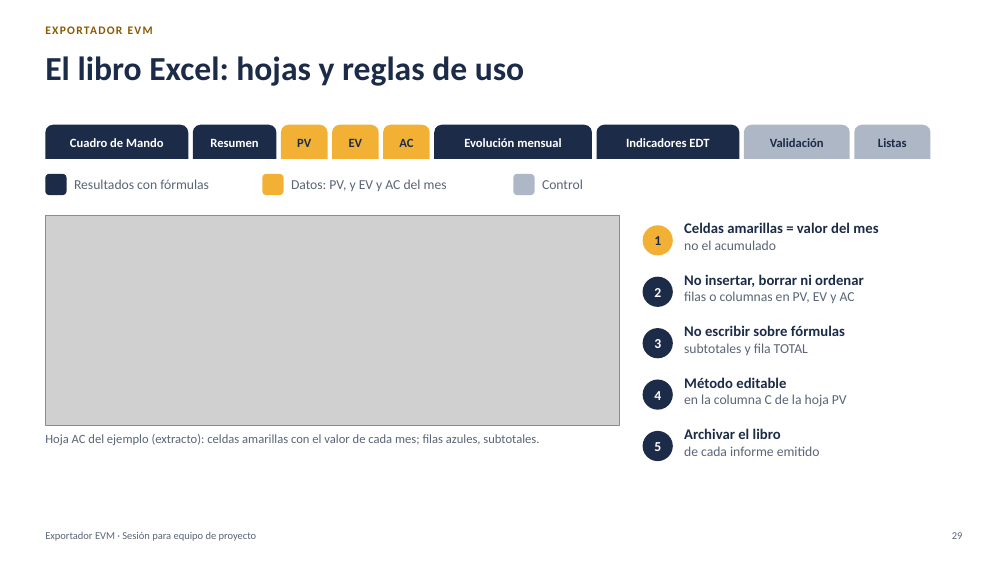
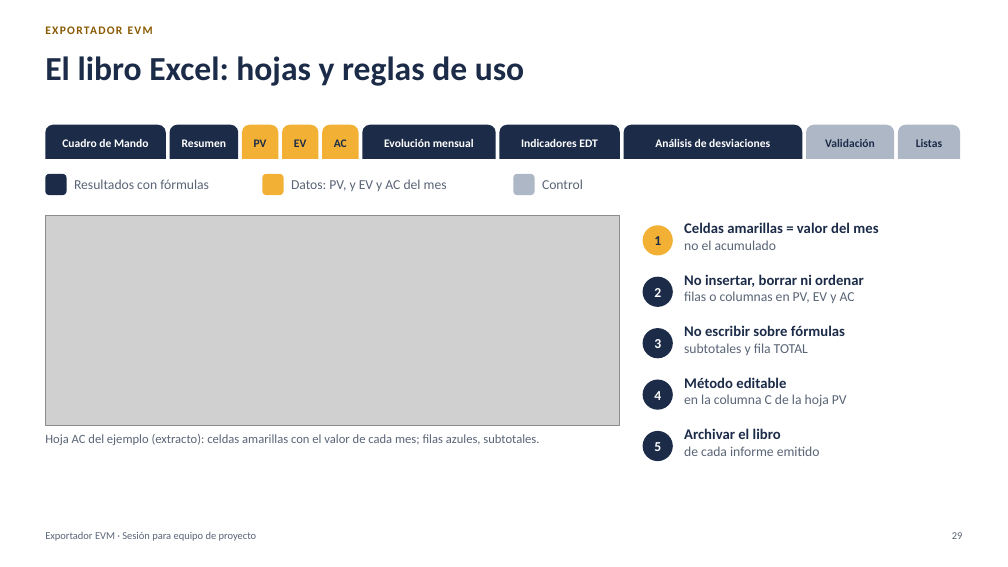
Before and after one commit to MarceloSalazar/evm-automation, a slide deck: slide 29 of docs/presentacion-jefes-de-proyecto.pptx. Drawn at 1008x567 pixels with LibreOffice and Linux fonts; fonts in the diff are those of the drawing; grey boxes stand for pictures. Boxes give left, top, right and bottom in pixels: in the first picture for what was removed or moved away, otherwise in the second. Text is boxed around its words. In the diff, an @@ line names an element or a change of style, - is before the commit and + after.

```diff
--- a/docs/presentacion-jefes-de-proyecto.pptx
+++ b/docs/presentacion-jefes-de-proyecto.pptx
@@ round same rect "Cuadro de Mando": place and size @@
-round same rect "Cuadro de Mando" at bbox=[45, 125, 188, 159]
+round same rect "Cuadro de Mando" at bbox=[45, 125, 166, 159]
@@ round same rect "Resumen": place and size @@
-round same rect "Resumen" at bbox=[193, 125, 277, 159]
+round same rect "Resumen" at bbox=[169, 125, 238, 159]
@@ round same rect "PV": place and size @@
-round same rect "PV" at bbox=[281, 125, 328, 159]
+round same rect "PV" at bbox=[242, 125, 278, 159]
@@ round same rect "EV": place and size @@
-round same rect "EV" at bbox=[332, 125, 379, 159]
+round same rect "EV" at bbox=[282, 125, 318, 159]
@@ round same rect "AC": place and size @@
-round same rect "AC" at bbox=[383, 125, 430, 159]
+round same rect "AC" at bbox=[322, 125, 358, 159]
@@ round same rect "Evolución mensual": place and size @@
-round same rect "Evolución mensual" at bbox=[434, 125, 592, 159]
+round same rect "Evolución mensual" at bbox=[362, 125, 495, 159]
@@ size 12 to 11 pt in 9 elements at bbox=[45, 125, 166, 159], bbox=[169, 125, 238, 159], bbox=[898, 125, 960, 159], bbox=[242, 125, 278, 159], bbox=[806, 125, 895, 159], bbox=[282, 125, 318, 159], bbox=[322, 125, 358, 159], bbox=[362, 125, 495, 159], bbox=[500, 125, 620, 159] @@
@@ round same rect "Indicadores EDT": place and size @@
-round same rect "Indicadores EDT" at bbox=[597, 125, 740, 159]
+round same rect "Indicadores EDT" at bbox=[500, 125, 620, 159]
@@ round same rect added at bbox=[624, 125, 802, 159], fill #1B2B48, 11 pt, text #FFFFFF, bold @@
+Análisis de desviaciones
@@ round same rect "Validación": place and size @@
-round same rect "Validación" at bbox=[744, 125, 850, 159]
+round same rect "Validación" at bbox=[806, 125, 895, 159]
@@ round same rect "Listas": place and size @@
-round same rect "Listas" at bbox=[854, 125, 931, 159]
+round same rect "Listas" at bbox=[898, 125, 960, 159]
```
Also in this commit, not shown: 8 other slides changed, 1 slide added, 29 other files.
